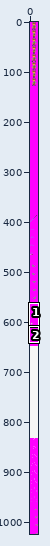
Edited in one commit: sprite sheet (arm9/graphics/Sprites.png). The first picture is a wide view before the edit; the outline marks the close-up.
Close-up. The starting point:
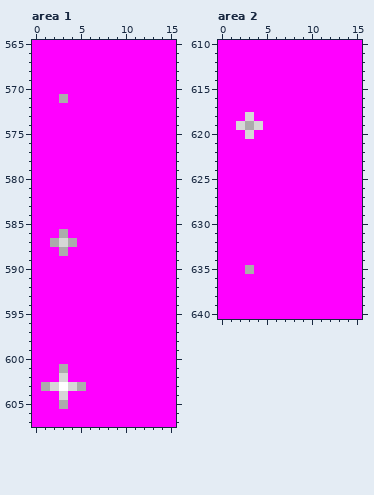
The file is 16x1024 pixels. Colours within 5 levels of each other are drawn and written as one. Shown: area 1: x 0..15, y 565..607; area 2: x 0..15, y 610..640.
New version:
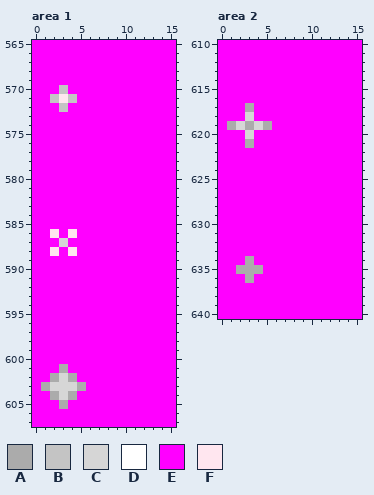
Palette (. is transparent): A #ababab  B #c4c4c4  C #d6d6d6  D #ffffff  E #ff00ff  F #ffe6ef
Changes in this commit:
Area 1:
y 570: x 3 E -> B
y 571: x 2..4 EAE -> BFB
y 572: x 3 E -> B
y 586: x 2..4 EAE -> FEF
y 587: x 2 A -> E; x 4 A -> E
y 588: x 2..4 EAE -> FEF
y 602: x 2 E -> A; x 4 E -> A
y 603: x 3 D -> C
y 604: x 2 E -> A; x 4 E -> A
Area 2:
y 617: x 3 E -> A
y 619: x 1 E -> A; x 5 E -> A
y 621: x 3 E -> A
y 634: x 3 E -> A
y 635: x 2 E -> A; x 4 E -> A
y 636: x 3 E -> A
Changed places in both close-ups, as pixel boxes (x1, y1, x2, y2):
changed: (50, 85, 77, 112)
changed: (50, 229, 77, 256)
changed: (50, 373, 77, 400)
changed: (227, 103, 272, 148)
changed: (236, 256, 263, 283)
